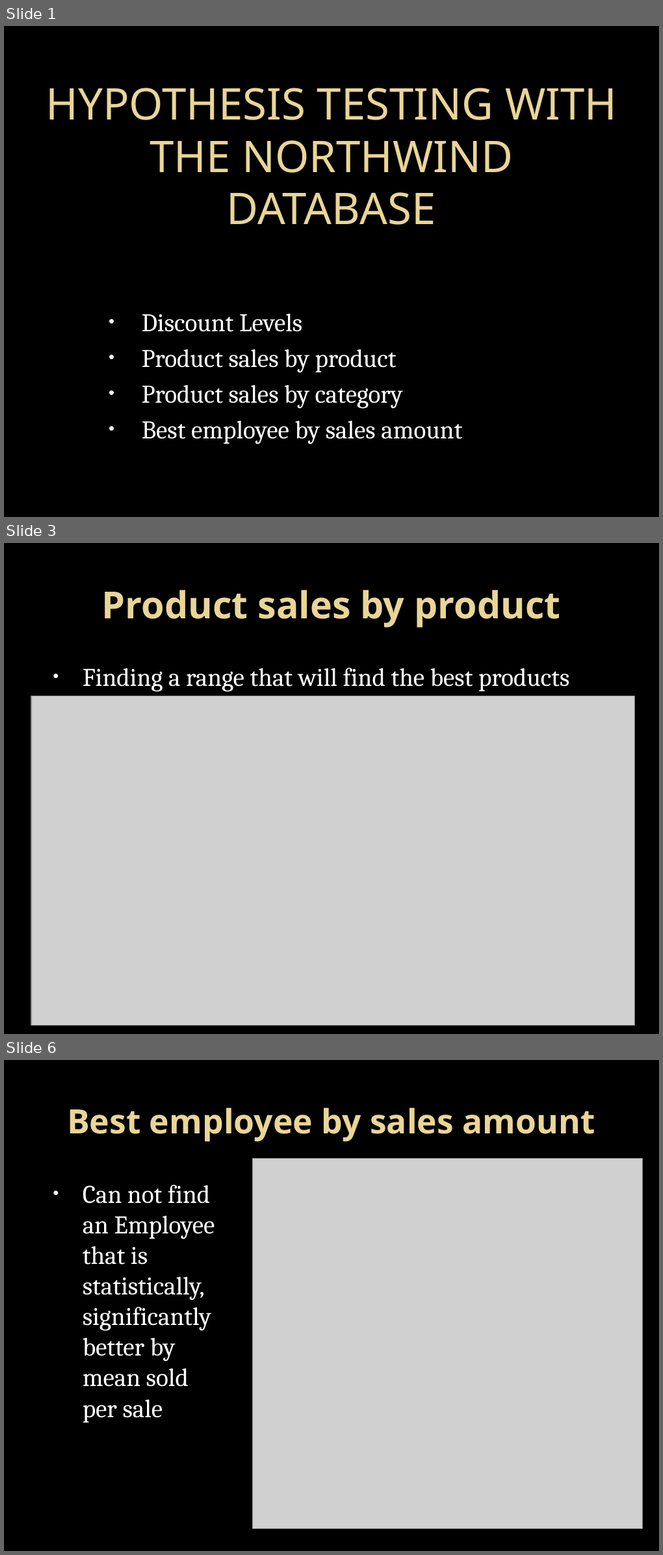
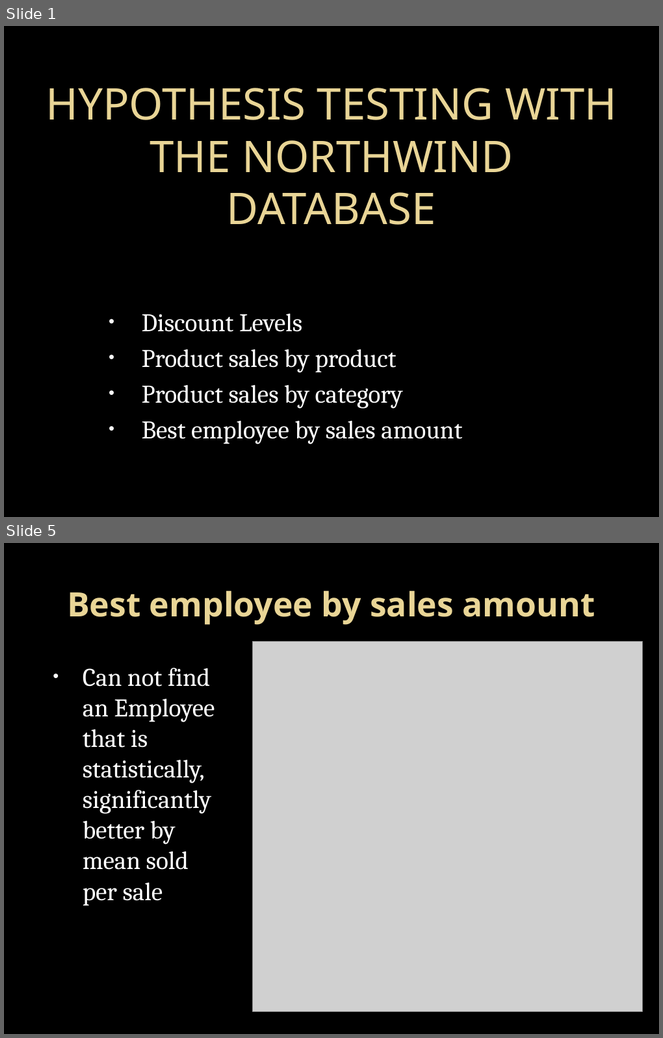
Before and after one commit to lraichik/dsc-mod-3-project-online-ds-ft-051319, a slide deck: Hypothesis testing with the Northwind database.pptx. Shown one above the other, each under a label of ours: slides 1, 3 and 6 before the commit, slides 1 and 5 after it; the slides between them are not shown. The pictures are 663x1555 and 663x1038 pixels, drawn with LibreOffice and Linux fonts; fonts in the diff are those of the drawing; grey boxes stand for pictures; background and template pictures are left out. Boxes give left, top, right and bottom in pixels: in the first picture for what was removed or moved away, otherwise in the second. Text is boxed around its words. In the diff, an @@ line names an element or a change of style, - is before the commit and + after.

```diff
--- a/Hypothesis testing with the Northwind database.pptx
+++ b/Hypothesis testing with the Northwind database.pptx
@@ slide 3 removed at box(4, 543, 659, 1034), background picture (left out) @@
@@ title removed at box(102, 590, 560, 627) @@
-Product sales by product
@@ text removed at box(83, 668, 570, 692) @@
-• Finding a range that will find the best products
@@ picture removed at box(31, 696, 635, 1025) @@
@@ what was slide 6 is now slide 5 @@
```
Also in this commit, not shown: 4 slides changed, 2 other files.
